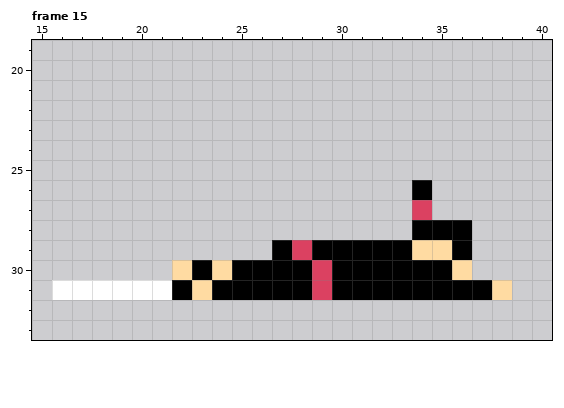
File history of a pixel-art file, ase/samurai_die.ase. Above: the version before the commit.
48x48 pixels, 15 frames. Shown: frame 15: x 15..40, y 19..33. The commit also changed other frames, which this record leaves out.
The same view after the edit:
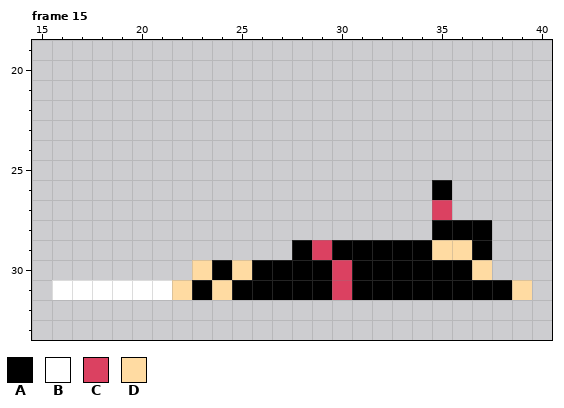
Palette (. is transparent): A #000000  B #ffffff  C #db4161  D #ffdba2
The author wrote: Better animation?
The edit:
Frame 15, layer "Dead":
There is now colour A in row 26 at x 35; in rows 28 to 29 at x 37.
The edit turns colour C into colour A in row 29 at x 28; in rows 30 to 31 at x 29.
The edit turns colour D into colour A in row 29 at x 34; in row 30 at x 24 and 36; in row 31 at x 23 and 38.
There is now colour C in row 27 at x 35.
The edit turns colour A into colour C in row 29 at x 29; in rows 30 to 31 at x 30.
There is now colour D in row 30 at x 37; in row 31 at x 39.
The edit turns colour A into colour D in row 29 at x 36; in row 30 at x 23 and 25; in row 31 at x 22 and 24.
Colour A is gone in row 26 at x 34; in row 28 at x 34; in row 29 at x 27.
Colour C is gone in row 27 at x 34.
Colour D is gone in row 30 at x 22.
